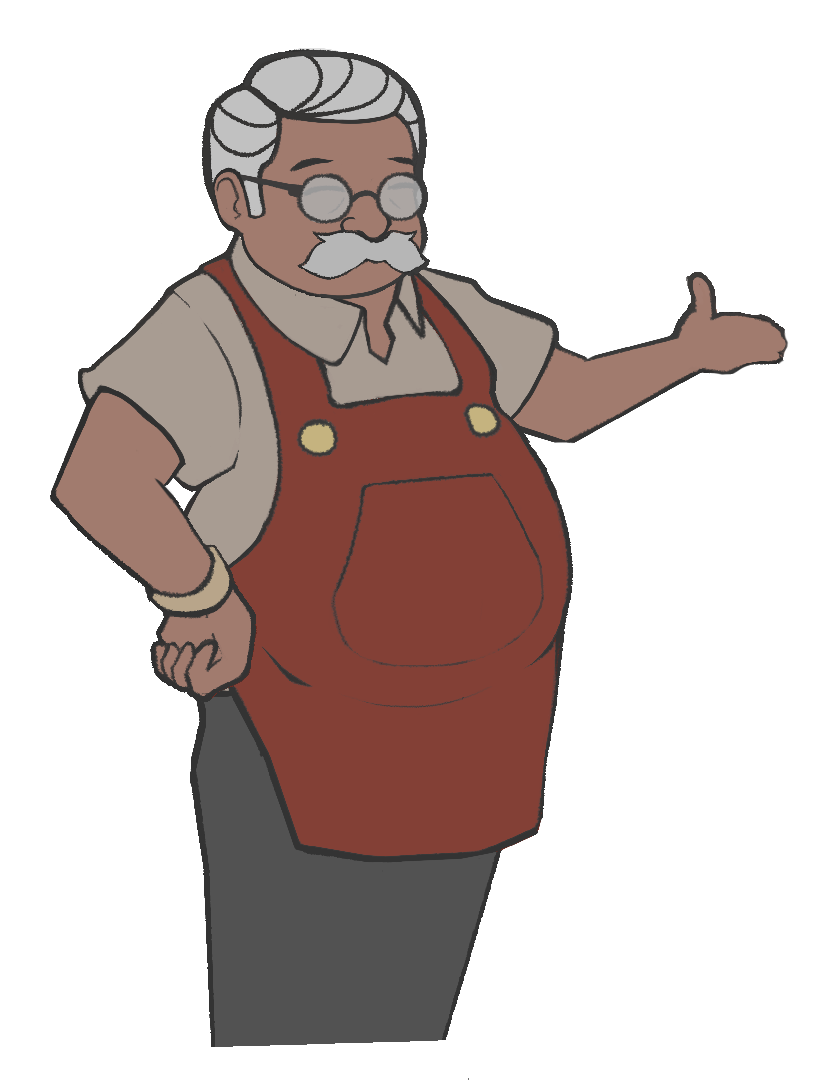
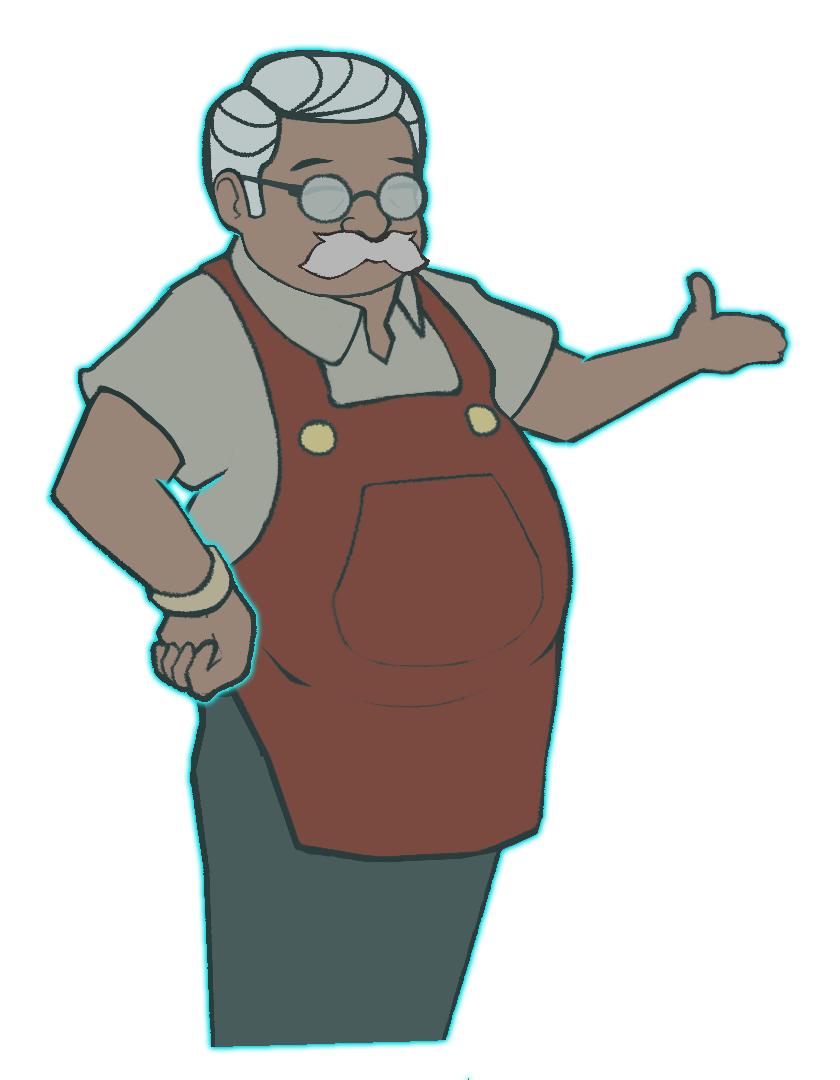
Layer changes from the first 840px x 1080px image to the second:
painted on "right_arms", masked it over <box>43,473,264,709</box>
painted on "right_shoulder", masked it over <box>43,282,297,513</box>
painted on "head", masked it over <box>195,43,435,300</box>
painted on "body", masked it over <box>152,207,580,1080</box>
painted on "left_arms" over <box>558,265,795,450</box>
painted on "left_shoulder" over <box>398,259,606,450</box>
